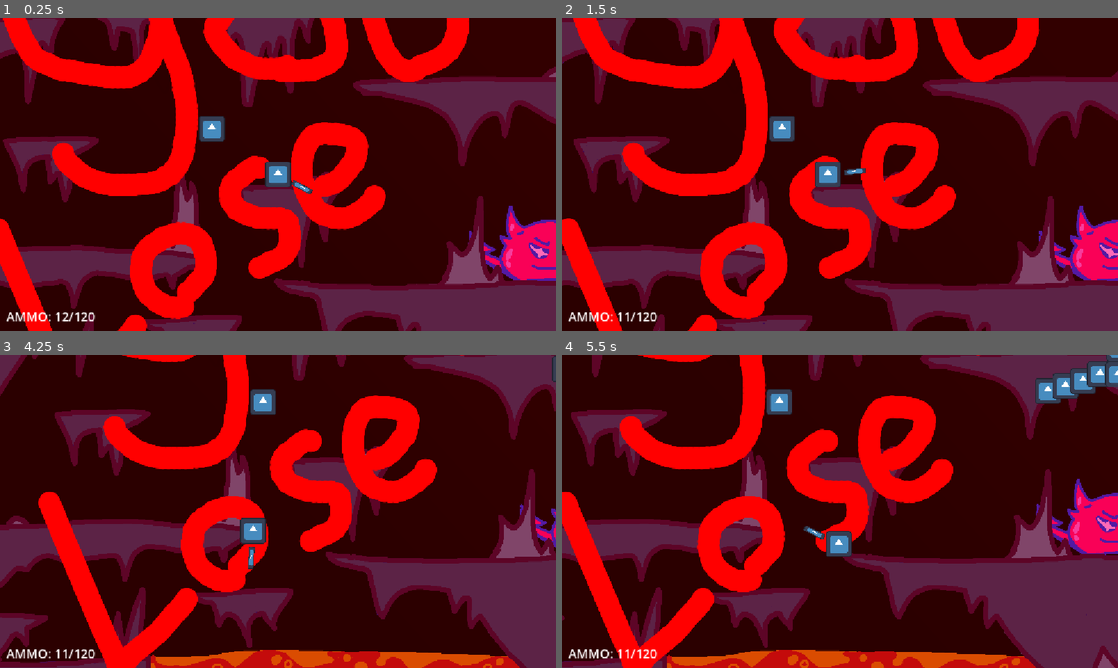
Above: before the commit, frames 1-4 (two rows, left to right).
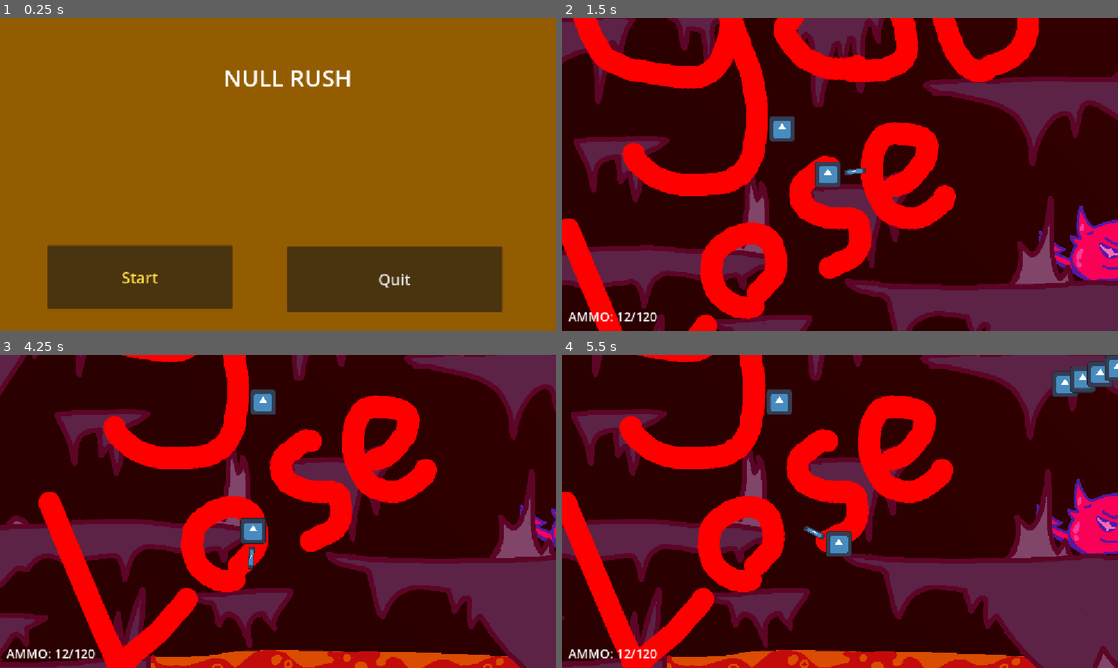
Above: after the commit, the same moments.

Repository: 3dplays5/Null-Rush
Game: Godot game, scene res://scenes/start.tscn
Two runs of this game, one before a commit and one after it. Both use one fixed random seed, a clock stepped at 60 frames per second and the inputs below. Before the commit the project starts from res://testlevel.tscn. The engine's default icon, where the game draws it, is replaced by a stand-in: a white triangle on a blue panel in a dark square.
Inputs (mouse positions are in pixels of both pictures, inside the frame that each line leads up to):
- Up to frame 1 (0.25 s): no input
- Up to frame 2 (1.5 s): click (701, 277) at 0.5 s, where only the run after the commit has a clickable "Start"; tap Enter at 1.25 s; move the mouse to (962, 158) at 1.27 s; hold A (A) from 1.28 s (still down)
- Up to frame 3 (4.25 s): tap D (D) at 1.55, 2.1, 3.8 s; move the mouse to (166, 527) at 2.02 s; release A (A) at 2.03 s; tap S (S) at 2.3 s; move the mouse to (333, 442) at 2.77 s; hold S (S) 2.78-3.53 s; tap A (A) at 3.05, 3.6 s; move the mouse to (250, 574) at 3.52 s
- Up to frame 4 (5.5 s): tap Space at 4.25 s; move the mouse to (1006, 558) at 4.27 s; hold D (D) 4.28-5.03 s; tap S (S) at 4.55, 5.1 s; move the mouse to (673, 464) at 5.02 s; tap A (A) at 5.3 s

The runs differ from the first frame. In frame 1, 100% of the frame differs, in the area x 0-100%, y 0-100%; in frame 2, less than 0.1%; in frame 3, less than 0.1%; in frame 4, 0.7%.

Commit message:
start and death(not called yet)

Diff:
--- /dev/null
+++ b/death.gd
@@ -0,0 +1,8 @@
+extends Control
+
+func _on_play_again_pressed() -> void:
+	get_tree().change_scene_to_file("res://start.tscn")
+
+
+func _on_quit_pressed() -> void:
+	get_tree().quit()
--- a/project.godot
+++ b/project.godot
@@ -11,7 +11,7 @@
 [application]
 
 config/name="topdownshooterthing"
-run/main_scene="uid://csjrnr3luovkj"
+run/main_scene="uid://bst4oxmhag8cp"
 config/features=PackedStringArray("4.7", "GL Compatibility")
 config/icon="res://icon.svg"
 
--- /dev/null
+++ b/scenes/death.tscn
@@ -0,0 +1,51 @@
+[gd_scene format=3 uid="uid://yvanw7or36u4"]
+
+[ext_resource type="Script" uid="uid://uylimkdid62f" path="res://death.gd" id="1_0hhgj"]
+
+[node name="Death" type="Control" unique_id=647039146]
+layout_mode = 3
+anchors_preset = 15
+anchor_right = 1.0
+anchor_bottom = 1.0
+grow_horizontal = 2
+grow_vertical = 2
+script = ExtResource("1_0hhgj")
+
+[node name="ColorRect" type="ColorRect" parent="." unique_id=327234906]
+layout_mode = 0
+offset_right = 1196.0
+offset_bottom = 656.0
+color = Color(0.5340293, 0.20609936, 0, 1)
+
+[node name="Label" type="Label" parent="." unique_id=1332198092]
+layout_mode = 0
+offset_left = 169.0
+offset_top = 44.0
+offset_right = 928.0
+offset_bottom = 212.0
+theme_override_font_sizes/font_size = 48
+text = "YOU LOSE!"
+horizontal_alignment = 1
+
+[node name="Play Again" type="Button" parent="." unique_id=262013392]
+layout_mode = 0
+offset_left = 336.0
+offset_top = 571.0
+offset_right = 561.0
+offset_bottom = 618.0
+theme_override_font_sizes/font_size = 32
+text = "Play Again
+"
+
+[node name="Quit" type="Button" parent="." unique_id=1908252749]
+layout_mode = 0
+offset_left = 580.0
+offset_top = 572.0
+offset_right = 810.0
+offset_bottom = 625.0
+theme_override_font_sizes/font_size = 32
+text = "Quit
+"
+
+[connection signal="pressed" from="Play Again" to="." method="_on_play_again_pressed"]
+[connection signal="pressed" from="Quit" to="." method="_on_quit_pressed"]
--- /dev/null
+++ b/scenes/start.tscn
@@ -0,0 +1,53 @@
+[gd_scene format=3 uid="uid://bst4oxmhag8cp"]
+
+[ext_resource type="Script" uid="uid://bp5btrjwil7vd" path="res://start.gd" id="1_jaeev"]
+
+[node name="Start" type="Control" unique_id=1077879637]
+layout_mode = 3
+anchors_preset = 15
+anchor_right = 1.0
+anchor_bottom = 1.0
+grow_horizontal = 2
+grow_vertical = 2
+script = ExtResource("1_jaeev")
+
+[node name="ColorRect" type="ColorRect" parent="." unique_id=287065263]
+layout_mode = 0
+offset_left = -14.0
+offset_top = -28.0
+offset_right = 1167.0
+offset_bottom = 709.0
+color = Color(0.57893145, 0.36193156, 3.85046e-07, 1)
+
+[node name="Label" type="Label" parent="." unique_id=402915914]
+layout_mode = 0
+offset_left = 198.0
+offset_top = 90.0
+offset_right = 995.0
+offset_bottom = 238.0
+theme_override_font_sizes/font_size = 48
+text = "NULL RUSH
+"
+horizontal_alignment = 1
+
+[node name="Start button" type="Button" parent="." unique_id=1659928138]
+layout_mode = 0
+offset_left = 98.0
+offset_top = 471.0
+offset_right = 482.0
+offset_bottom = 603.0
+theme_override_colors/font_color = Color(0.99999994, 0.87210286, 0.26667395, 1)
+theme_override_font_sizes/font_size = 32
+text = "Start"
+
+[node name="Quit Button" type="Button" parent="." unique_id=1399676482]
+layout_mode = 0
+offset_left = 595.0
+offset_top = 473.0
+offset_right = 1041.0
+offset_bottom = 609.0
+theme_override_font_sizes/font_size = 32
+text = "Quit"
+
+[connection signal="pressed" from="Start button" to="." method="_on_button_pressed"]
+[connection signal="pressed" from="Quit Button" to="." method="_on_quit_button_pressed"]
--- /dev/null
+++ b/start.gd
@@ -0,0 +1,8 @@
+extends Control
+
+func _on_button_pressed() -> void:
+	get_tree().change_scene_to_file("res://testlevel.tscn")
+
+
+func _on_quit_button_pressed() -> void:
+	get_tree().quit()
Not shown, added: death.gd.uid
Not shown, added: start.gd.uid
